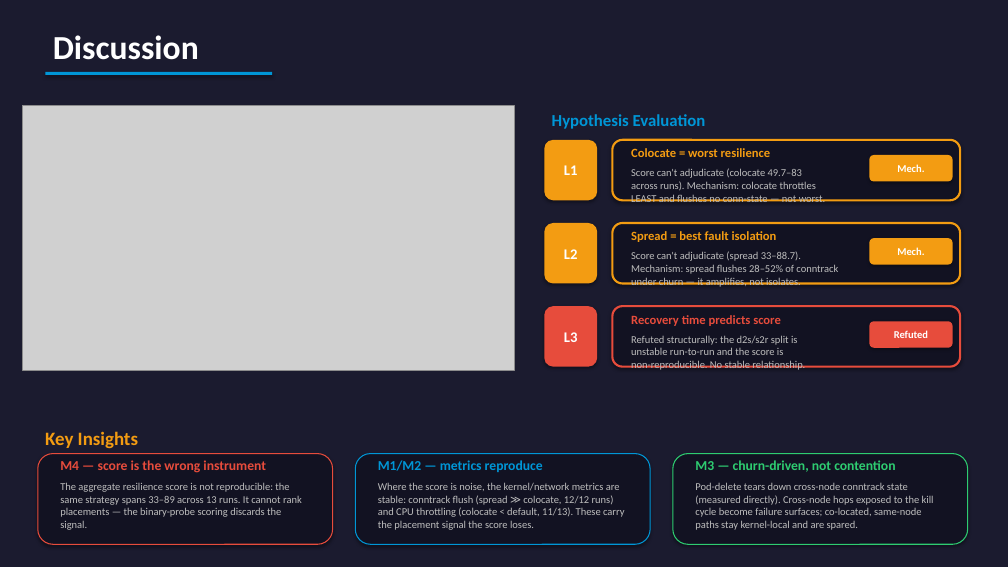
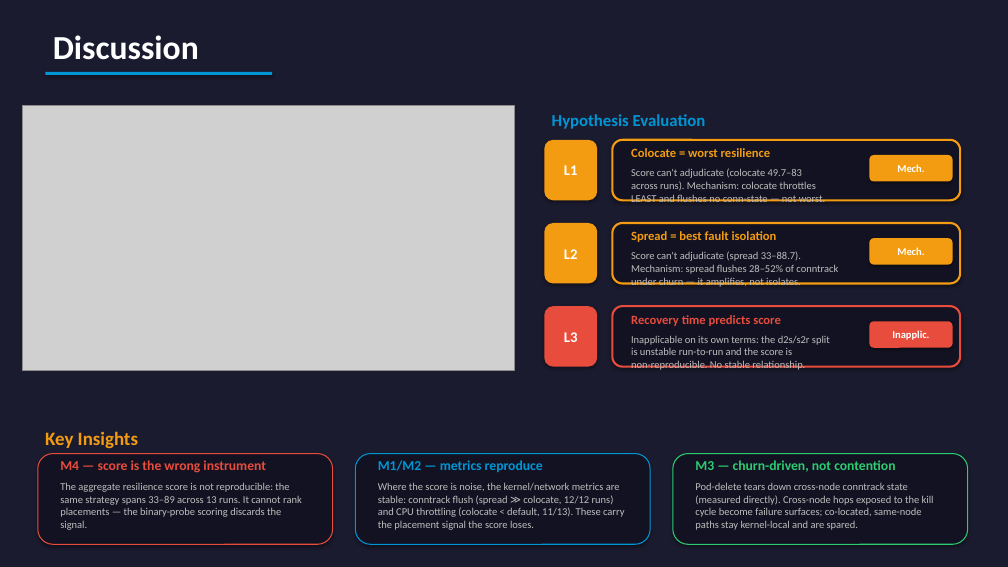
Before and after one commit to yhu02/uva-msc-thesis, a slide deck: slide 12 of ChaosProbe_Presentation.pptx. Drawn at 1008x567 pixels with LibreOffice and Linux fonts; fonts in the diff are those of the drawing; grey boxes stand for pictures. Boxes give left, top, right and bottom in pixels: in the first picture for what was removed or moved away, otherwise in the second. Text is boxed around its words. In the diff, an @@ line names an element or a change of style, - is before the commit and + after.

```diff
--- a/ChaosProbe_Presentation.pptx
+++ b/ChaosProbe_Presentation.pptx
@@ text at (631, 335, 830, 370): text changed @@
-Refuted structurally: the d2s/s2r split is
-unstable run-to-run and the score is
-non-reproducible. No stable relationship.
+Inapplicable on its own terms: the d2s/s2r split
+is unstable run-to-run and the score is
+non-reproducible. No stable relationship.
@@ text in rounded rectangle at (892, 330, 929, 340): text changed @@
-Refuted
+Inapplic.
```
Also in this commit, not shown: 3 other slides changed, 8 other files.
